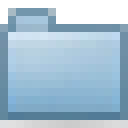
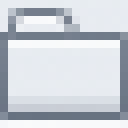
Layers edited between the first and the second 128 × 128 image:
added group "GroupIcon" with 6 layers above "Folder Icon" over 0, 0, 128, 128
added layer "Layer 5" in group "GroupIcon" over 0, 0, 128, 128
added layer "Layer 4" (46%) in group "GroupIcon" over 0, 8, 128, 120
hid "Layer 1 copy" over 0, 8, 128, 128
hid "Layer 1" over 0, 8, 128, 128
added layer "Background" over 0, 0, 128, 128
